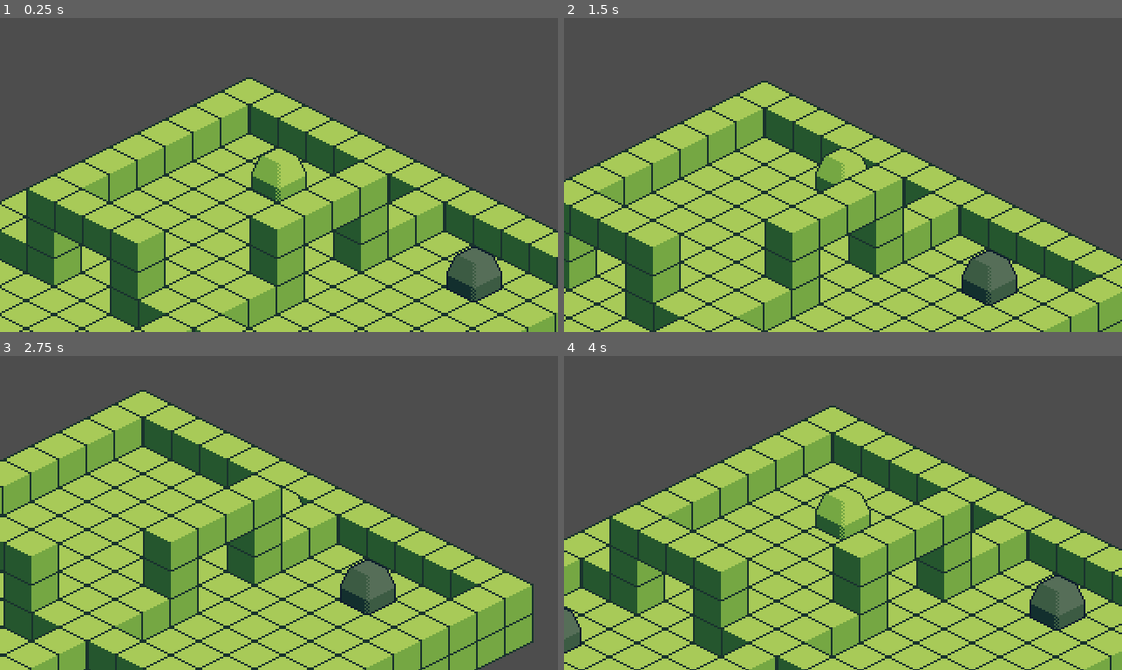
Above: before the commit, frames 1-4 (two rows, left to right).
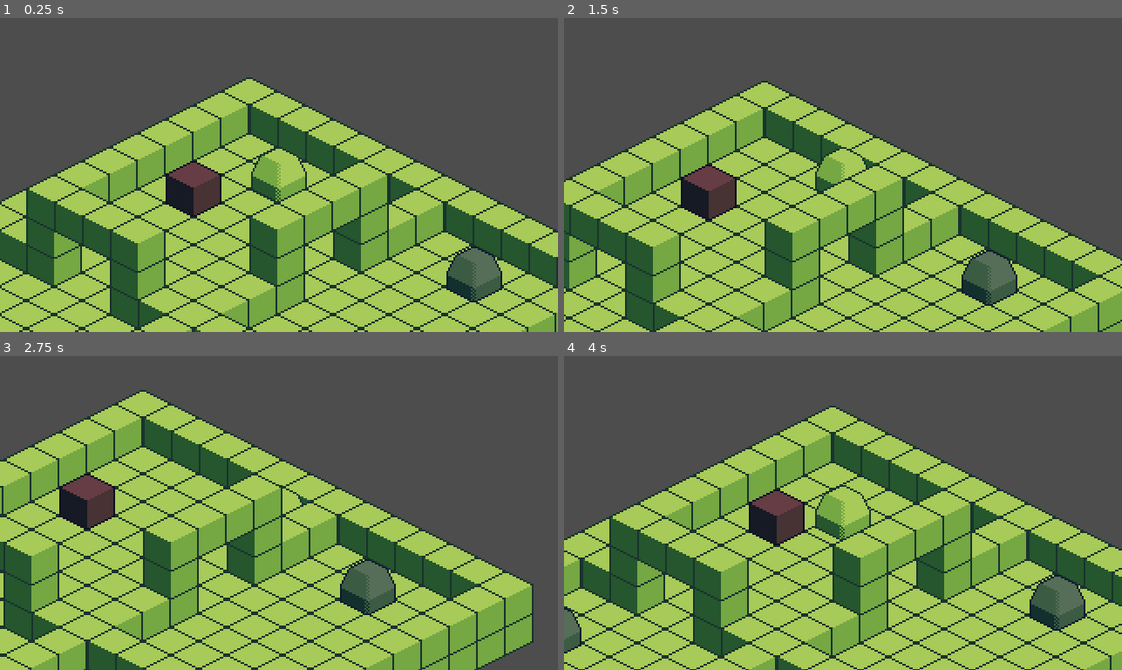
Above: after the commit, the same moments.

Repository: connorwmackay/The-JRPG
Game: Godot game, scene res://scenes/isometric_test.tscn
Two runs of this game, one before a commit and one after it. Both use one fixed random seed, a clock stepped at 60 frames per second and the inputs below.
Inputs:
- Up to frame 1 (0.25 s): no input
- Up to frame 2 (1.5 s): tap Enter at 0.5 s; hold D (MoveRight) 0.53-1.28 s; tap E (interact) at 0.6, 1.35 s; tap Space at 1.25 s; hold S (MoveBackward) from 1.28 s (still down)
- Up to frame 3 (2.75 s): release S (MoveBackward) at 2.03 s; hold D (MoveRight) from 2.03 s (still down); tap E (interact) at 2.1 s
- Up to frame 4 (4 s): tap Enter at 2.75 s; release D (MoveRight) at 2.78 s; hold W (MoveForward) 2.78-3.53 s; tap E (interact) at 2.85, 3.6 s; hold A (MoveLeft) from 3.53 s (still down)

The runs differ from the first frame. In frame 1, 1.4% of the frame differs, in the area x 29-40%, y 45-64%; in frame 2, 1.4%; in frame 3, 1.4%; in frame 4, 1.4%.

Commit message:
Added Interactable Objects

Diff:
--- /dev/null
+++ b/nodes/interactable_object.tscn
@@ -0,0 +1,34 @@
+[gd_scene load_steps=5 format=3 uid="uid://4u1bci1w4gy2"]
+
+[ext_resource type="Texture2D" uid="uid://nawqgya81boe" path="res://sprites/isometric_prototype.png" id="1_nk7fe"]
+[ext_resource type="Script" path="res://scripts/interactable_object.gd" id="1_pv807"]
+
+[sub_resource type="AtlasTexture" id="AtlasTexture_j4sdy"]
+atlas = ExtResource("1_nk7fe")
+region = Rect2(0, 0, 32, 32)
+
+[sub_resource type="SpriteFrames" id="SpriteFrames_7rgga"]
+animations = [{
+"frames": [{
+"duration": 1.0,
+"texture": SubResource("AtlasTexture_j4sdy")
+}],
+"loop": true,
+"name": &"default",
+"speed": 5.0
+}]
+
+[node name="InteractableObject" type="RigidBody2D" groups=["interactable"]]
+z_index = 1
+y_sort_enabled = true
+gravity_scale = 0.0
+script = ExtResource("1_pv807")
+
+[node name="AnimatedSprite2D" type="AnimatedSprite2D" parent="."]
+modulate = Color(0.605175, 0.301115, 0.779346, 1)
+sprite_frames = SubResource("SpriteFrames_7rgga")
+
+[node name="CollisionPolygon2D" type="CollisionPolygon2D" parent="."]
+polygon = PackedVector2Array(-16, 0, 0, 7, 16, 0, 0, -7)
+
+[connection signal="body_entered" from="." to="." method="_on_body_entered"]
--- a/scenes/isometric_test.tscn
+++ b/scenes/isometric_test.tscn
@@ -1,10 +1,11 @@
-[gd_scene load_steps=10 format=4 uid="uid://blpjrx6evcgfq"]
+[gd_scene load_steps=11 format=4 uid="uid://blpjrx6evcgfq"]
 
 [ext_resource type="PackedScene" uid="uid://bk4vleifxyqh" path="res://nodes/event_area.tscn" id="1_w2rhd"]
 [ext_resource type="PackedScene" uid="uid://b8nvnh07w5y1s" path="res://nodes/player.tscn" id="2_k7m5x"]
 [ext_resource type="PackedScene" uid="uid://ifvmqy654etv" path="res://nodes/npc.tscn" id="3_6spts"]
 [ext_resource type="Texture2D" uid="uid://nawqgya81boe" path="res://sprites/isometric_prototype.png" id="4_2uqo8"]
 [ext_resource type="Script" path="res://scripts/hide_on_play.gd" id="5_i7fg0"]
+[ext_resource type="PackedScene" uid="uid://4u1bci1w4gy2" path="res://nodes/interactable_object.tscn" id="6_i8e85"]
 
 [sub_resource type="TileSetAtlasSource" id="TileSetAtlasSource_bxi1g"]
 texture = ExtResource("4_2uqo8")
@@ -369,3 +370,7 @@
 tile_map_data = PackedByteArray("AAD4/wwAAAAAAAAAAAD4/w0AAAAAAAAAAAD5/w4AAAAAAAAAAAD5/w8AAAAAAAAAAAD6/xAAAAAAAAAAAAD6/x …(976 unchanged characters)…
 tile_set = SubResource("TileSet_v4xmn")
 script = ExtResource("5_i7fg0")
+
+[node name="InteractableObject" parent="." instance=ExtResource("6_i8e85")]
+position = Vector2(-48, 24)
+object_name = "Key"
--- /dev/null
+++ b/scripts/interactable_object.gd
@@ -0,0 +1,20 @@
+extends RigidBody2D
+
+
+
+@export var object_name: String = "Object"
+
+
+# Called when the node enters the scene tree for the first time.
+func _ready() -> void:
+	# Setup contact monitoring
+	contact_monitor = true
+	max_contacts_reported = 100
+
+	# Setup the Rigidbody
+	freeze_mode = RigidBody2D.FREEZE_MODE_KINEMATIC
+	set_lock_rotation_enabled(true)
+
+
+func player_interaction():
+	print("Player interacted with " + object_name)
--- a/scripts/player_controller.gd
+++ b/scripts/player_controller.gd
@@ -33,3 +33,6 @@
 				# Interact with an NPC
 				if body.is_in_group("npc"):
 					body.player_interaction()
+				# Interact with an Object
+				elif body.is_in_group("interactable"):
+					body.player_interaction()
